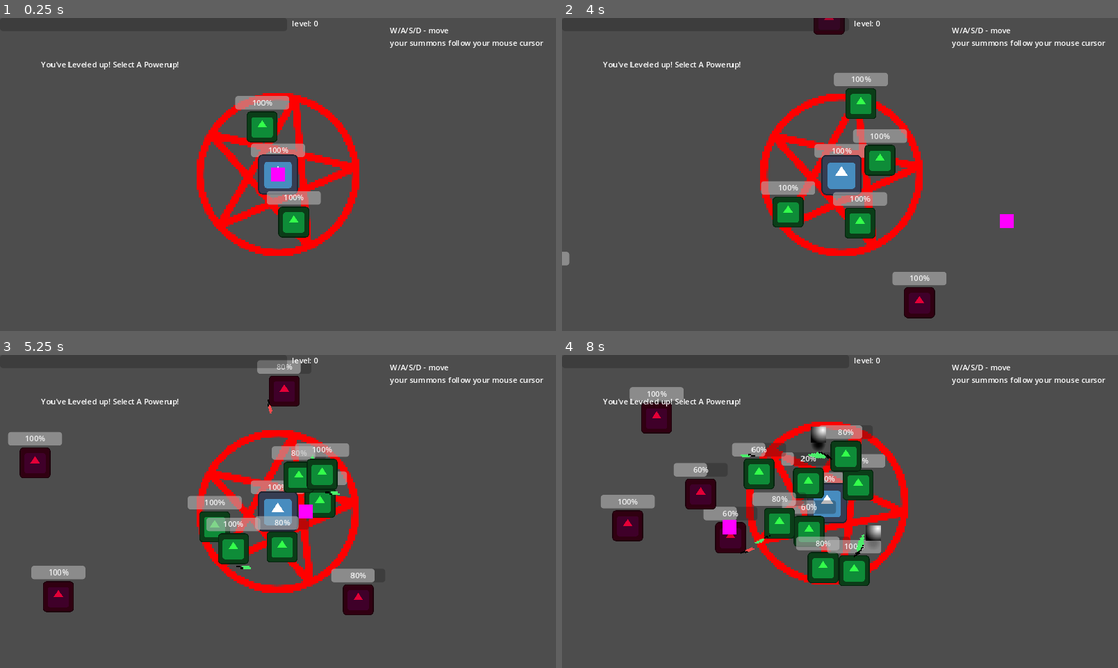
Above: before the commit, frames 1-4 (two rows, left to right).
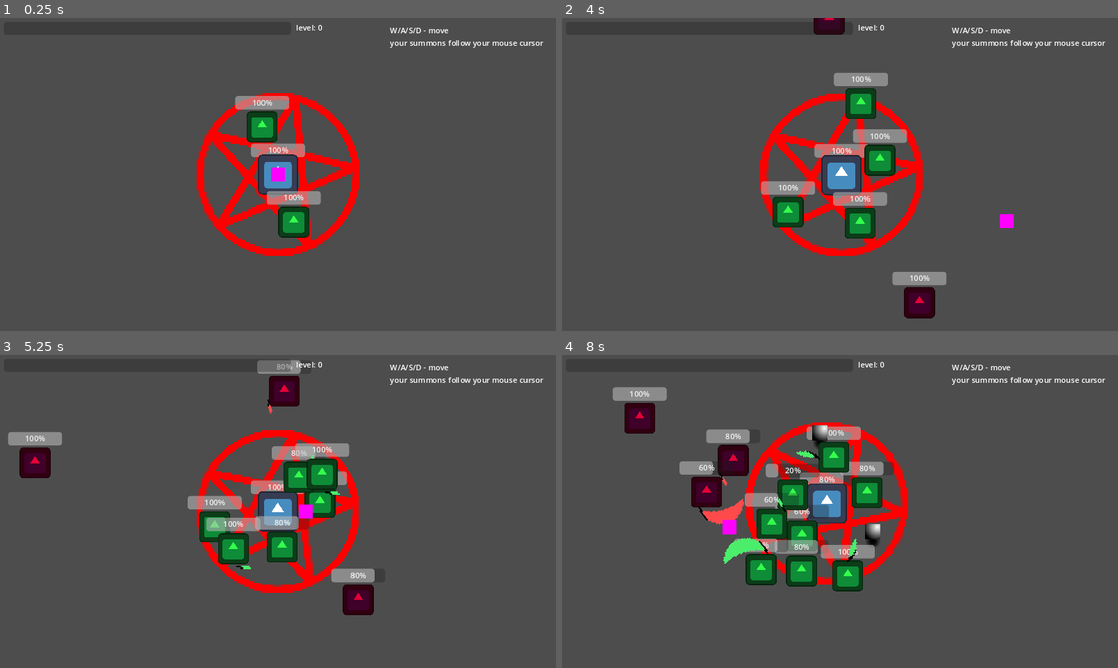
Above: after the commit, the same moments.

Repository: geekazodium/project-skeleton
Game: Godot game, scene res://scenes/game_scene.tscn
The game is run twice, just before and just after one commit, with the same random seed, the same clock (stepped at 60 frames per second) and the same inputs. The engine's default icon, where the game draws it, is replaced by a stand-in: a white triangle on a blue panel in a dark square.
Inputs (mouse positions are in pixels of both pictures, inside the frame that each line leads up to):
- Up to frame 1 (0.25 s): no input
- Up to frame 2 (4 s): move the mouse to (962, 158) at 0.52 s; tap F at 0.6, 2.1, 3.6 s; click (962, 158) at 0.67 s; move the mouse to (728, 190) at 1.27 s; tap M at 1.35, 2.85 s; click (728, 190) at 1.42 s; move the mouse to (895, 105) at 2.02 s; click (895, 105) at 2.17 s; move the mouse to (812, 237) at 2.77 s; click (812, 237) at 2.92 s; move the mouse to (1006, 221) at 3.52 s; click (1006, 221) at 3.67 s
- Up to frame 3 (5.25 s): move the mouse to (111, 464) at 4.27 s; tap M at 4.35 s; click (111, 464) at 4.42 s; move the mouse to (305, 511) at 5.02 s; tap F at 5.1 s; click (305, 511) at 5.17 s
- Up to frame 4 (8 s): move the mouse to (756, 433) at 5.77 s; tap M at 5.85, 7.35 s; click (756, 433) at 5.92 s; move the mouse to (962, 495) at 6.52 s; tap F at 6.6 s; click (962, 495) at 6.67 s; move the mouse to (728, 527) at 7.27 s; click (728, 527) at 7.42 s

The runs differ from the first frame. In frame 1, 0.3% of the frame differs, in the area x 7-58%, y 0-17%; in frame 2, 0.4%; in frame 3, 1.3%; in frame 4, 12%, in the area x 7-63%, y 0-76%.

Commit message:
fix: tweaked ui and enemy spawnrate

Diff:
--- a/scenes/game_scene.tscn
+++ b/scenes/game_scene.tscn
@@ -86,7 +86,7 @@
 [node name="EnemySpawner" type="Node2D" parent="Player/SpawnerRotation" node_paths=PackedStringArray("spawn_to")]
 position = Vector2(800, 0)
 script = ExtResource("2_qdphv")
-spawn_interval_min = 2.2
+spawn_interval_min = 2.4
 spawn_interval_max = 2.8
 spawn_scene = ExtResource("3_3rgyx")
 spawn_to = NodePath("../../../Enemies")
@@ -94,7 +94,7 @@
 [node name="EnemySpawner2" type="Node2D" parent="Player/SpawnerRotation" node_paths=PackedStringArray("spawn_to")]
 position = Vector2(-800, 0)
 script = ExtResource("2_qdphv")
-spawn_interval_min = 2.2
+spawn_interval_min = 2.4
 spawn_interval_max = 2.8
 spawn_scene = ExtResource("3_3rgyx")
 spawn_to = NodePath("../../../Enemies")
--- a/scenes/ui/ui_layer.tscn
+++ b/scenes/ui/ui_layer.tscn
@@ -8,19 +8,8 @@
 [node name="UiLayer" type="CanvasLayer"]
 process_mode = 3
 
-[node name="ProgressBar" type="ProgressBar" parent="."]
-offset_right = 595.0
-offset_bottom = 27.0
-show_percentage = false
-script = ExtResource("1_1yx45")
-
-[node name="RichTextLabel" type="Label" parent="."]
-offset_left = 605.0
-offset_right = 713.0
-offset_bottom = 40.0
-script = ExtResource("2_yof05")
-
 [node name="ShopMenuContainer" type="VBoxContainer" parent="." node_paths=PackedStringArray("options_container")]
+visible = false
 anchors_preset = 8
 anchor_left = 0.5
 anchor_top = 0.5
@@ -54,3 +43,23 @@
 offset_bottom = 93.0
 text = "W/A/S/D - move
 your summons follow your mouse cursor"
+
+[node name="Control" type="Control" parent="."]
+layout_mode = 3
+anchors_preset = 0
+offset_left = 8.0
+offset_top = 8.0
+offset_right = 48.0
+offset_bottom = 48.0
+
+[node name="ProgressBar" type="ProgressBar" parent="Control"]
+offset_right = 595.0
+offset_bottom = 27.0
+show_percentage = false
+script = ExtResource("1_1yx45")
+
+[node name="RichTextLabel" type="Label" parent="Control"]
+offset_left = 605.0
+offset_right = 713.0
+offset_bottom = 40.0
+script = ExtResource("2_yof05")
